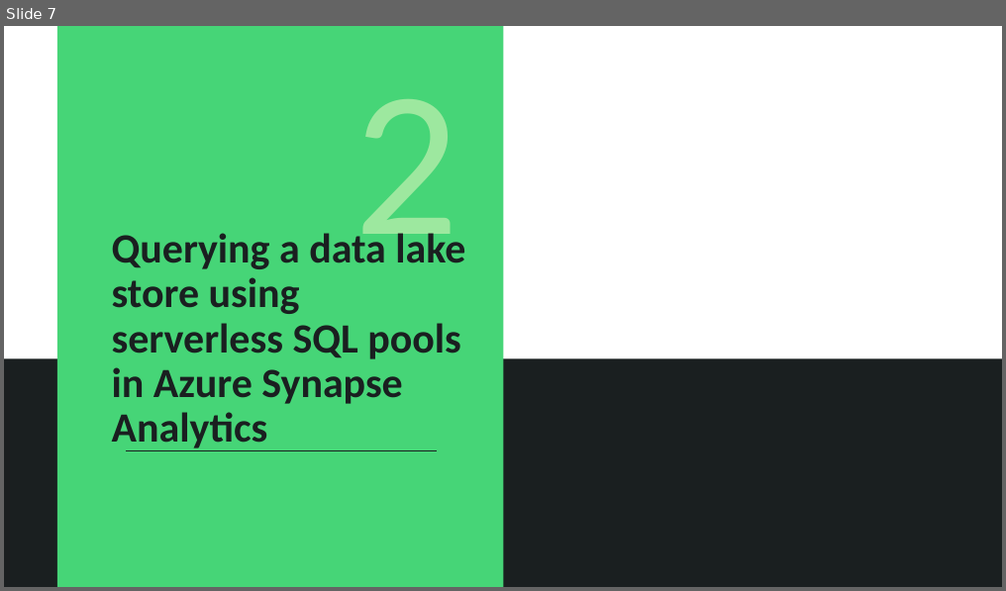
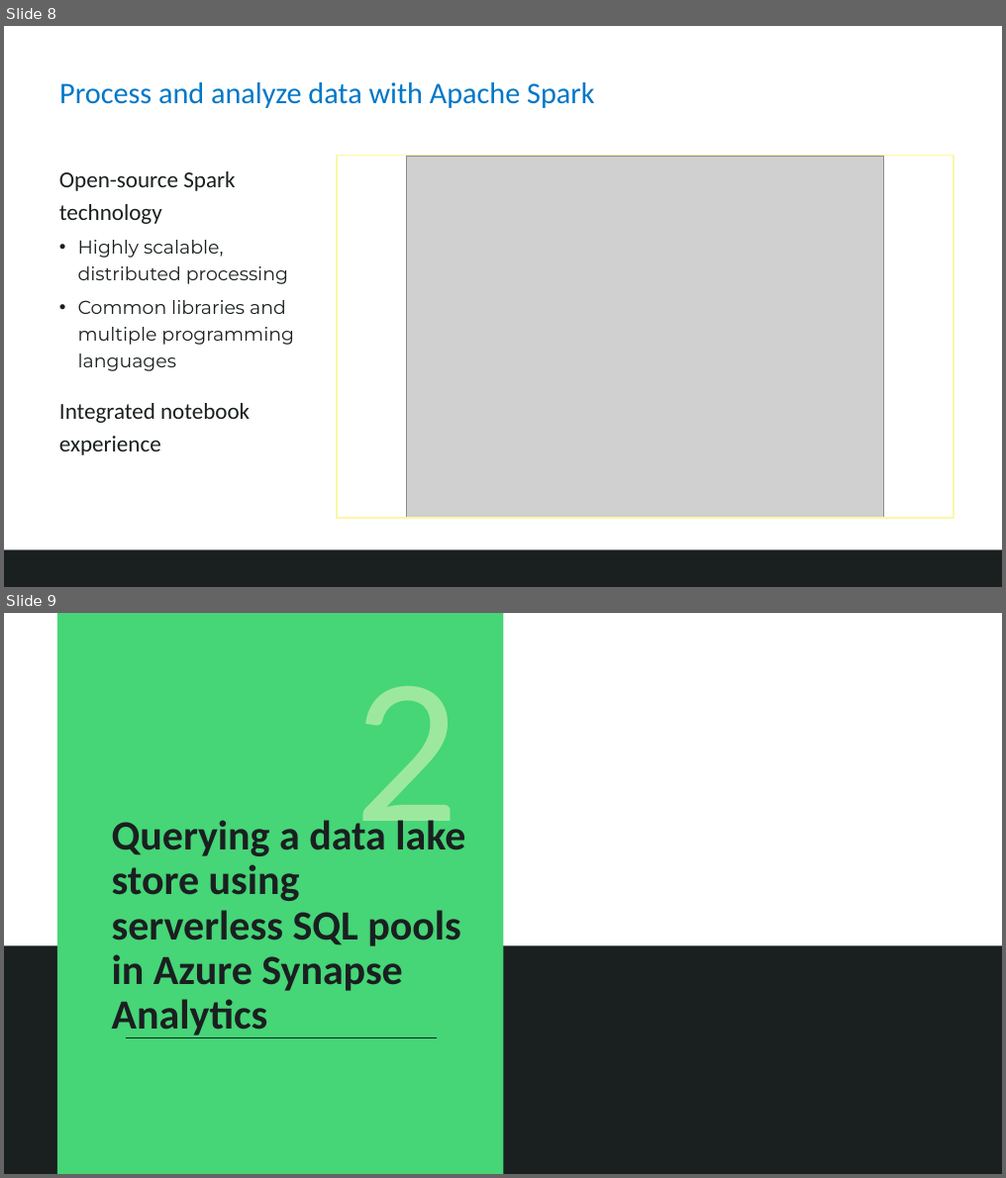
Before and after one commit to solliancenet/azure-data-engineering-conference-workshop-students, a slide deck: 03-Run Interactive queries using Azure Synapse Serverless.pptx. Shown one above the other, each under a label of ours: slide 7 before the commit, slides 8 and 9 after it. The pictures are 1006x591 and 1006x1178 pixels, drawn with LibreOffice and Linux fonts; fonts in the diff are those of the drawing; grey boxes stand for pictures; background and template pictures are left out. Boxes give left, top, right and bottom in pixels: in the first picture for what was removed or moved away, otherwise in the second. Text is boxed around its words. In the diff, an @@ line names an element or a change of style, - is before the commit and + after.

```diff
--- a/03-Run Interactive queries using Azure Synapse Serverless.pptx
+++ b/03-Run Interactive queries using Azure Synapse Serverless.pptx
@@ slide 8 added at (4,26,1002,587), background #FFFFFF @@
@@ title added at (59,82,594,108), 28.8 pt, text #0077C8 @@
+Process and analyze data with Apache Spark
@@ text added at (59,172,294,423), 18 pt, text #1A1F20 @@
+Open-source Spark technology
+    • Highly scalable, distributed processing
+    • Common libraries and multiple programming languages
+Integrated notebook experience
@@ rectangle added at (337,156,953,519), outline #FCF6A7 1.5 pt @@
@@ picture added at (407,156,884,517) @@
@@ rectangle added at (4,551,1002,587), fill #1A1F20 @@
@@ rectangle added at (4,551,1002,587), fill #1A1F20 at 75% opacity @@
@@ what was slide 7 is now slide 9 @@
```
Also in this commit, not shown: 5 slides changed, 10 other slides added, 5 other files.
